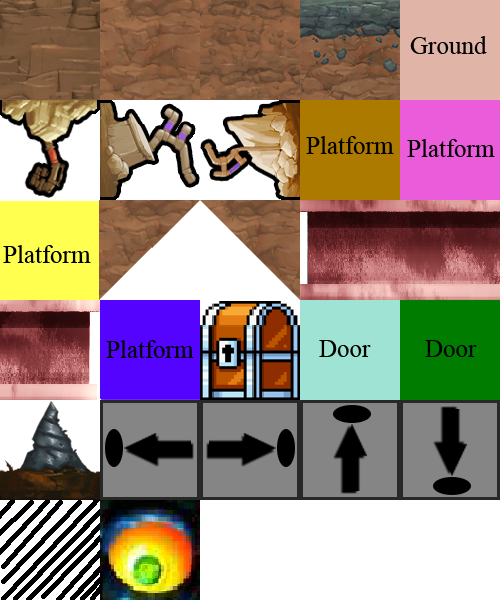
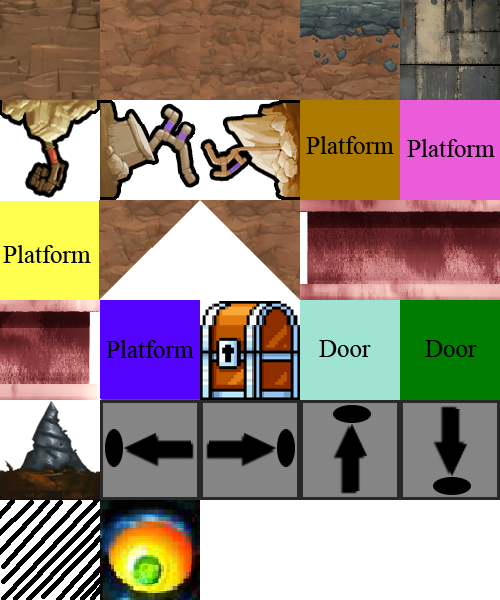
Layers edited between the first and the second 500 x 600 image:
added layer "Metal-Texture-3" above "Beam 3" over [400, 0, 500, 100]
